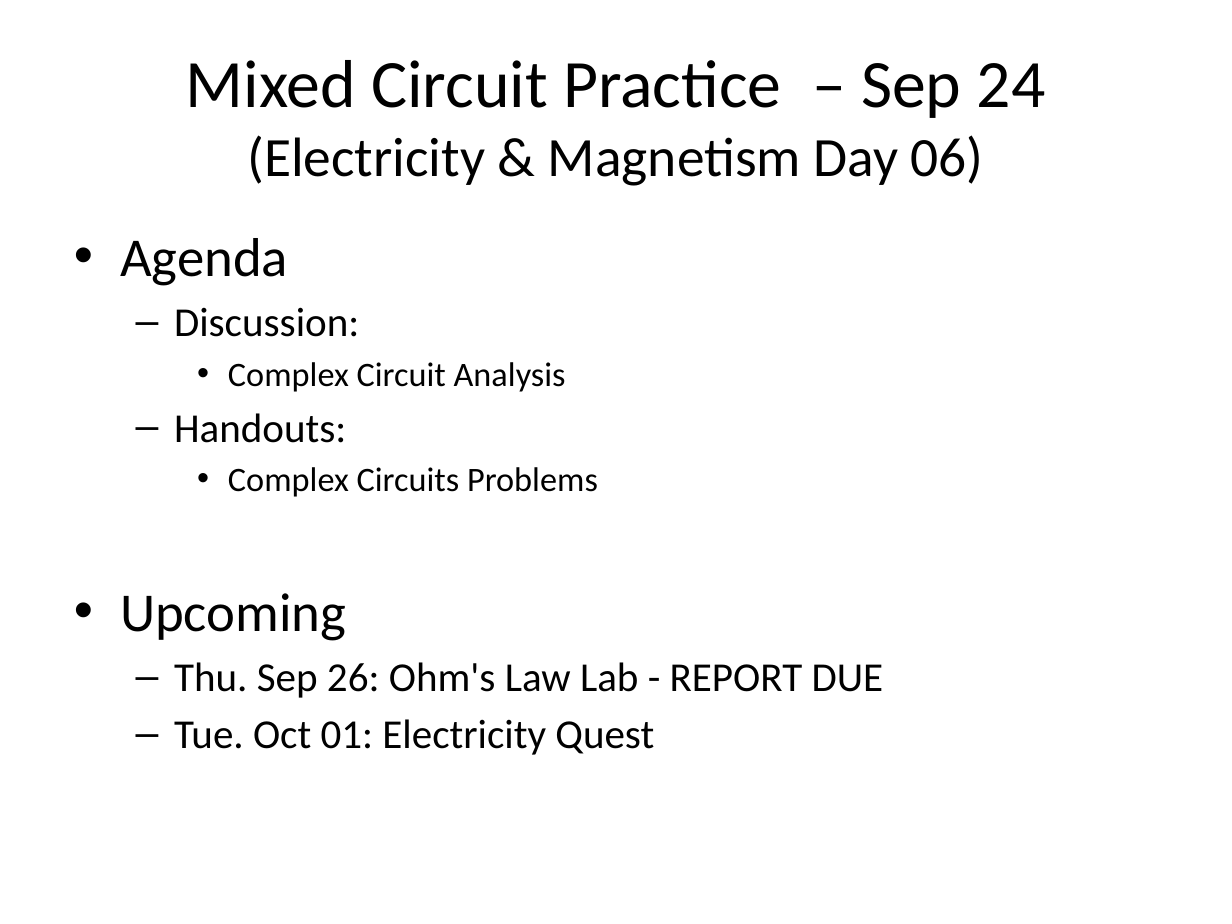
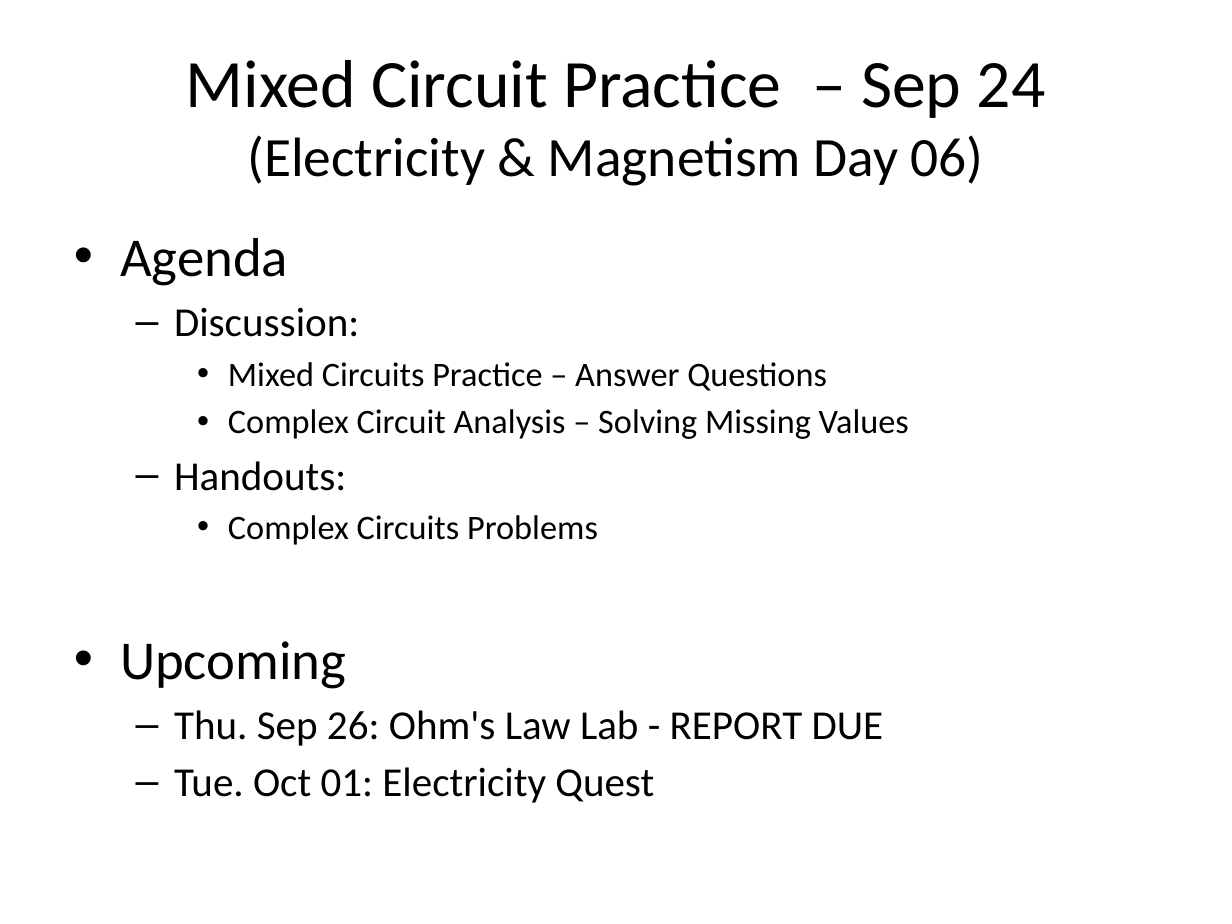
Before and after one commit to Greg5519/SPH3U0, a slide deck: slide 1 of Daily Agendas/Day4.2_MixedCircuitPractice.pptx. Drawn at 1232x924 pixels with LibreOffice and Linux fonts; fonts in the diff are those of the drawing. Boxes give left, top, right and bottom in pixels: in the first picture for what was removed or moved away, otherwise in the second. Text is boxed around its words. In the diff, an @@ line names an element or a change of style, - is before the commit and + after.

```diff
--- a/Daily Agendas/Day4.2_MixedCircuitPractice.pptx
+++ b/Daily Agendas/Day4.2_MixedCircuitPractice.pptx
@@ text at <box>228,362,909,439</box>: text changed @@
-    • Complex Circuit Analysis
+    • Mixed Circuits Practice – Answer Questions
+    • Complex Circuit Analysis – Solving Missing Values
```
Also in this commit, not shown: 3 other files.
